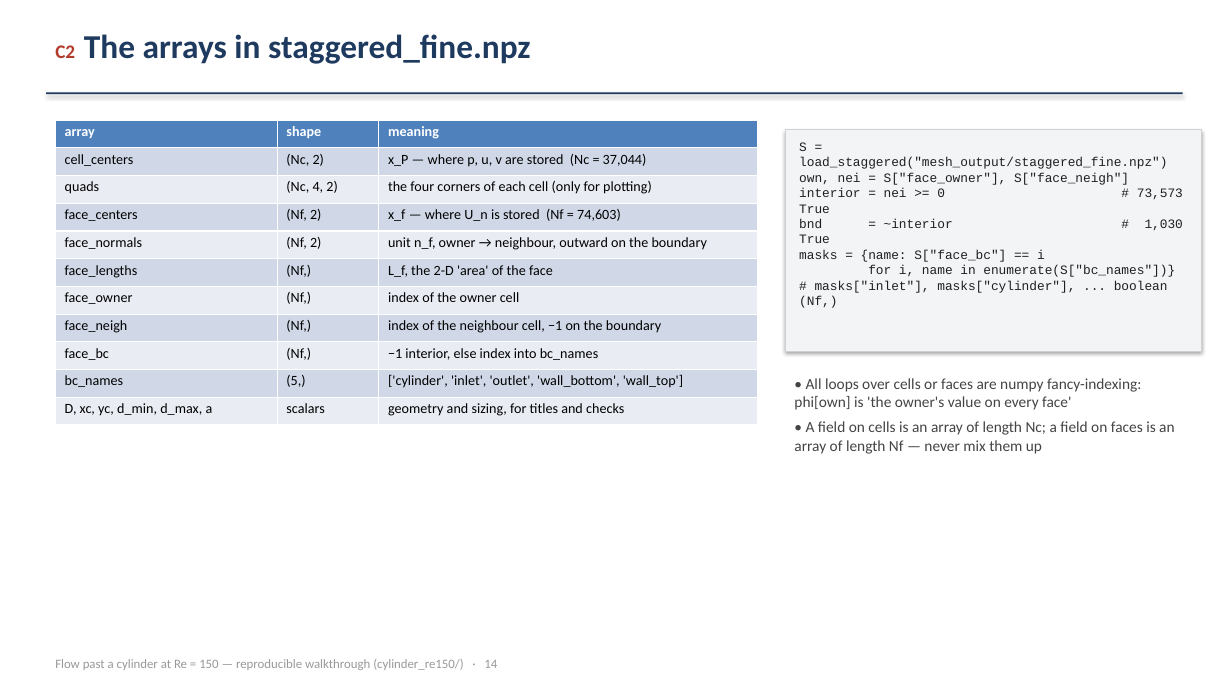
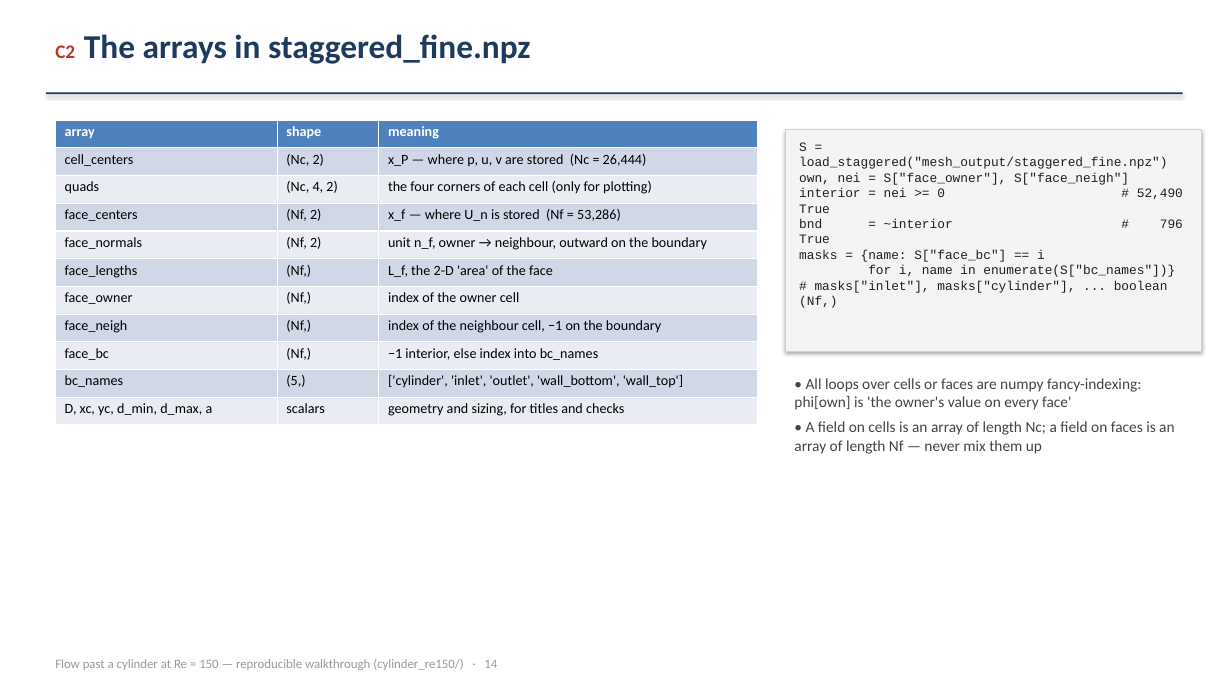
Before and after one commit to ichanwaheng/LES_working, a slide deck: slide 14 of cylinder_re150/demo/ns_staggered_tutorial.pptx. Drawn at 1232x693 pixels with LibreOffice and Linux fonts; fonts in the diff are those of the drawing. Boxes give left, top, right and bottom in pixels: in the first picture for what was removed or moved away, otherwise in the second. Text is boxed around its words. In the diff, an @@ line names an element or a change of style, - is before the commit and + after.

```diff
--- a/cylinder_re150/demo/ns_staggered_tutorial.pptx
+++ b/cylinder_re150/demo/ns_staggered_tutorial.pptx
@@ table at [55, 120, 758, 425] @@
-row 2, column 3: x_P — where p, u, v are stored (Nc = 37,044)
+row 2, column 3: x_P — where p, u, v are stored (Nc = 26,444)
-row 4, column 3: x_f — where U_n is stored (Nf = 74,603)
+row 4, column 3: x_f — where U_n is stored (Nf = 53,286)
@@ text in rectangle at [799, 188, 1183, 243]: text changed @@
-interior = nei >= 0 # 73,573 True
-bnd = ~interior # 1,030 True
+interior = nei >= 0 # 52,490 True
+bnd = ~interior # 796 True
```
Also in this commit, not shown: 23 other slides changed, 10 other files.
